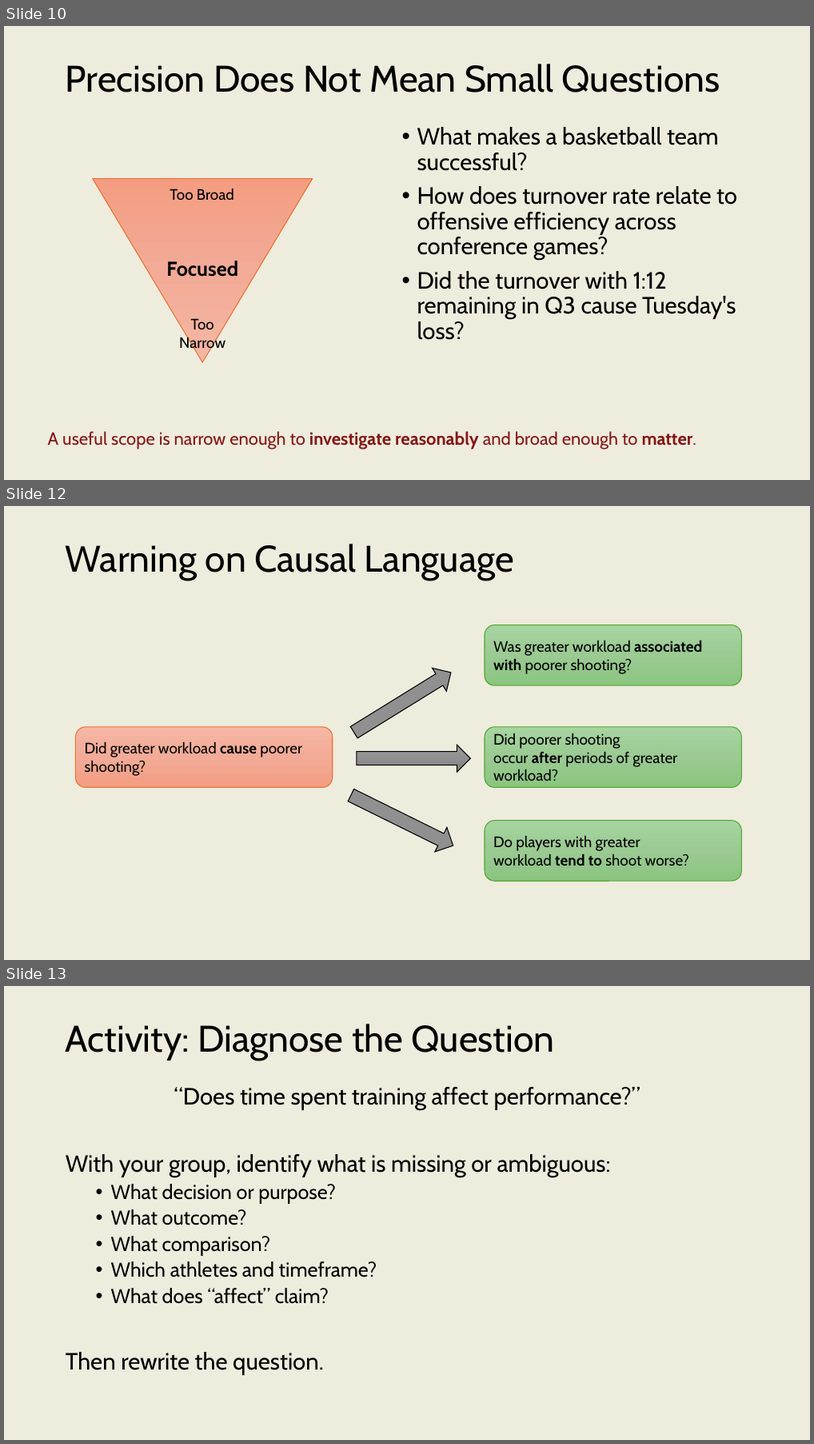
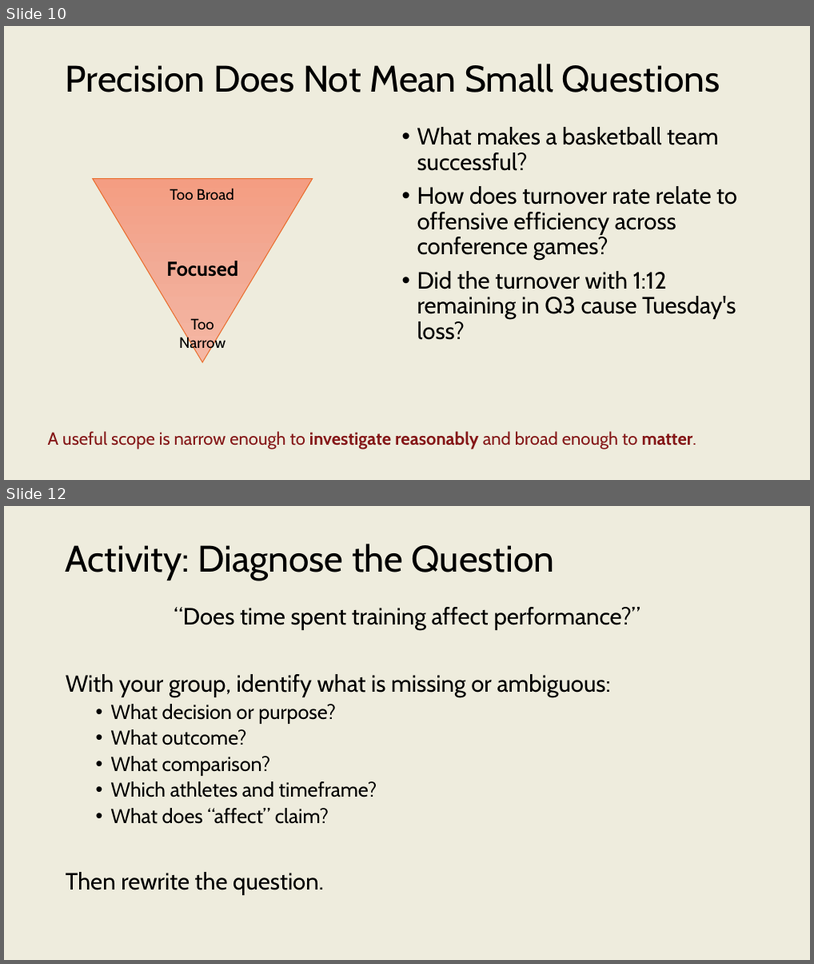
Before and after one commit to onishisaryu/HES-3000-Sports-Data-Analytics, a slide deck: pptx canvas/Lecture3.pptx. Shown one above the other, each under a label of ours: slides 10, 12 and 13 before the commit, slides 10 and 12 after it; the slides between them are not shown. The pictures are 814x1444 and 814x964 pixels, drawn with LibreOffice and Linux fonts; fonts in the diff are those of the drawing. Boxes give left, top, right and bottom in pixels: in the first picture for what was removed or moved away, otherwise in the second. Text is boxed around its words. In the diff, an @@ line names an element or a change of style, - is before the commit and + after.

```diff
--- a/pptx canvas/Lecture3.pptx
+++ b/pptx canvas/Lecture3.pptx
@@ slide 12 removed at [4,506,810,960], background #EEECDD @@
@@ title removed at [66,544,514,580] @@
-Warning on Causal Language
@@ rounded rectangle removed at [485,625,742,686] @@
-Was greater workload associated with poorer shooting?
@@ right arrow removed at [347,661,458,744] @@
@@ rounded rectangle removed at [75,727,333,788] @@
-Did greater workload cause poorer shooting?
@@ right arrow removed at [357,744,470,772] @@
@@ rounded rectangle removed at [485,727,742,788] @@
-Did poorer shooting occur after periods of greater workload?
@@ right arrow removed at [345,783,459,858] @@
@@ rounded rectangle removed at [485,820,742,880] @@
-Do players with greater workload tend to shoot worse?
@@ what was slide 13 is now slide 12 @@
```
Also in this commit, not shown: 7 slides changed, 1 slide added, 2 other files.
